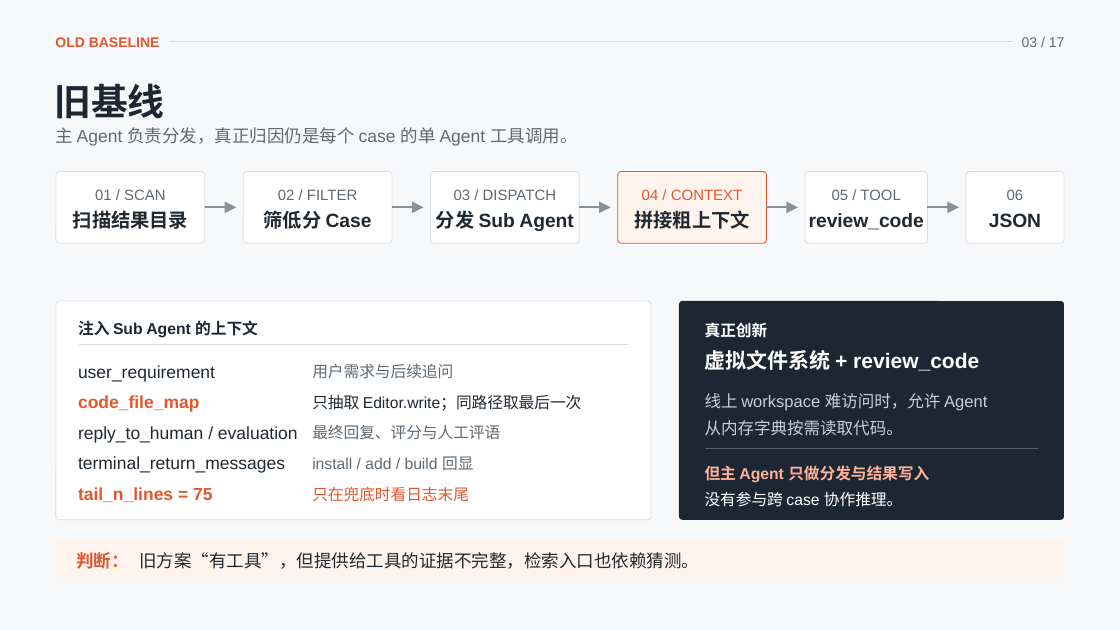
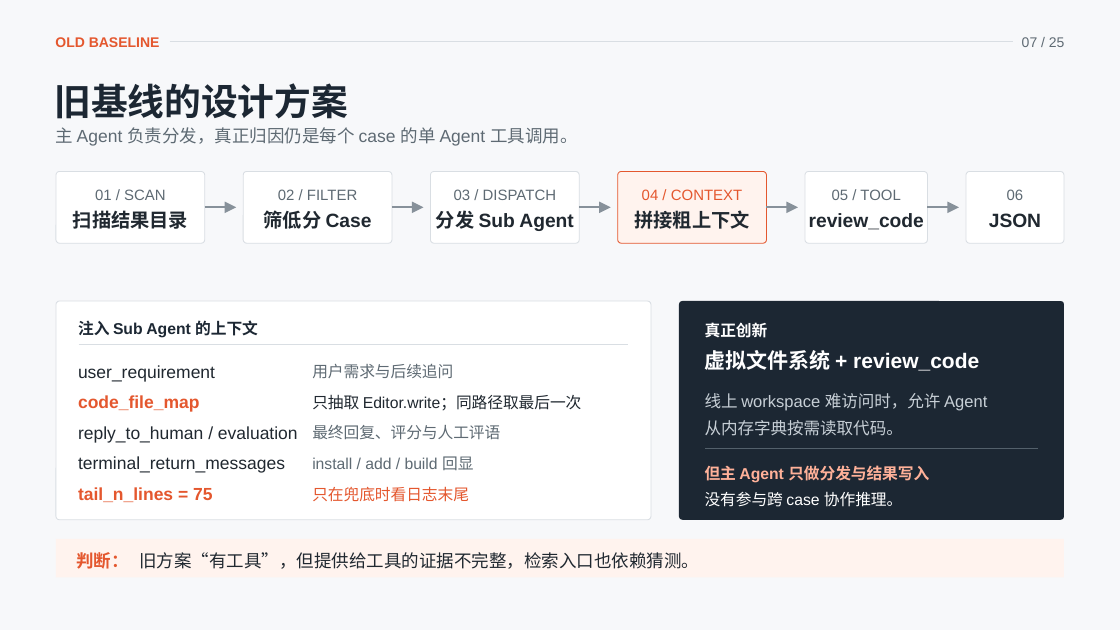
Before and after one commit to Iwtbs27/internship-project-introduction, a slide deck: slide 7 of PPT-MetaGPT/PPT-MetaGPT归因Agent/吕辉煌：归因Agent-PPT.pptx (slide 3 before the commit). Drawn at 1120x630 pixels with LibreOffice and Linux fonts; fonts in the diff are those of the drawing. Boxes give left, top, right and bottom in pixels: in the first picture for what was removed or moved away, otherwise in the second. Text is boxed around its words. In the diff, an @@ line names an element or a change of style, - is before the commit and + after.

```diff
--- a/PPT-MetaGPT/PPT-MetaGPT归因Agent/吕辉煌：归因Agent-PPT.pptx
+++ b/PPT-MetaGPT/PPT-MetaGPT归因Agent/吕辉煌：归因Agent-PPT.pptx
@@ text at (x1=1022, y1=37, x2=1065, y2=47): text changed @@
-03 / 17
+07 / 25
@@ text at (x1=55, y1=83, x2=348, y2=119): text changed @@
-旧基线
+旧基线的设计方案
```
Also in this commit, not shown: 13 other slides changed, 9 slides added, 2 slides removed, 7 other files.
